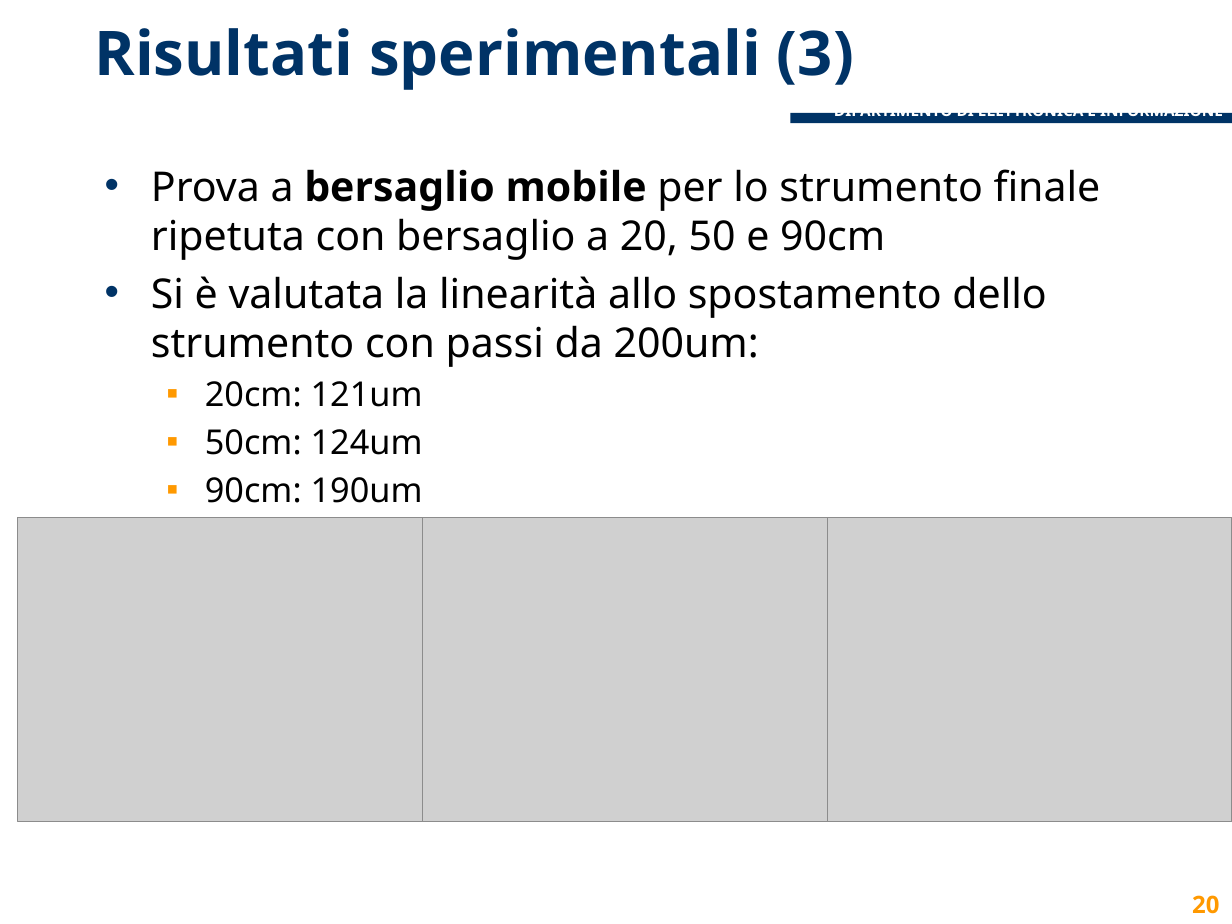
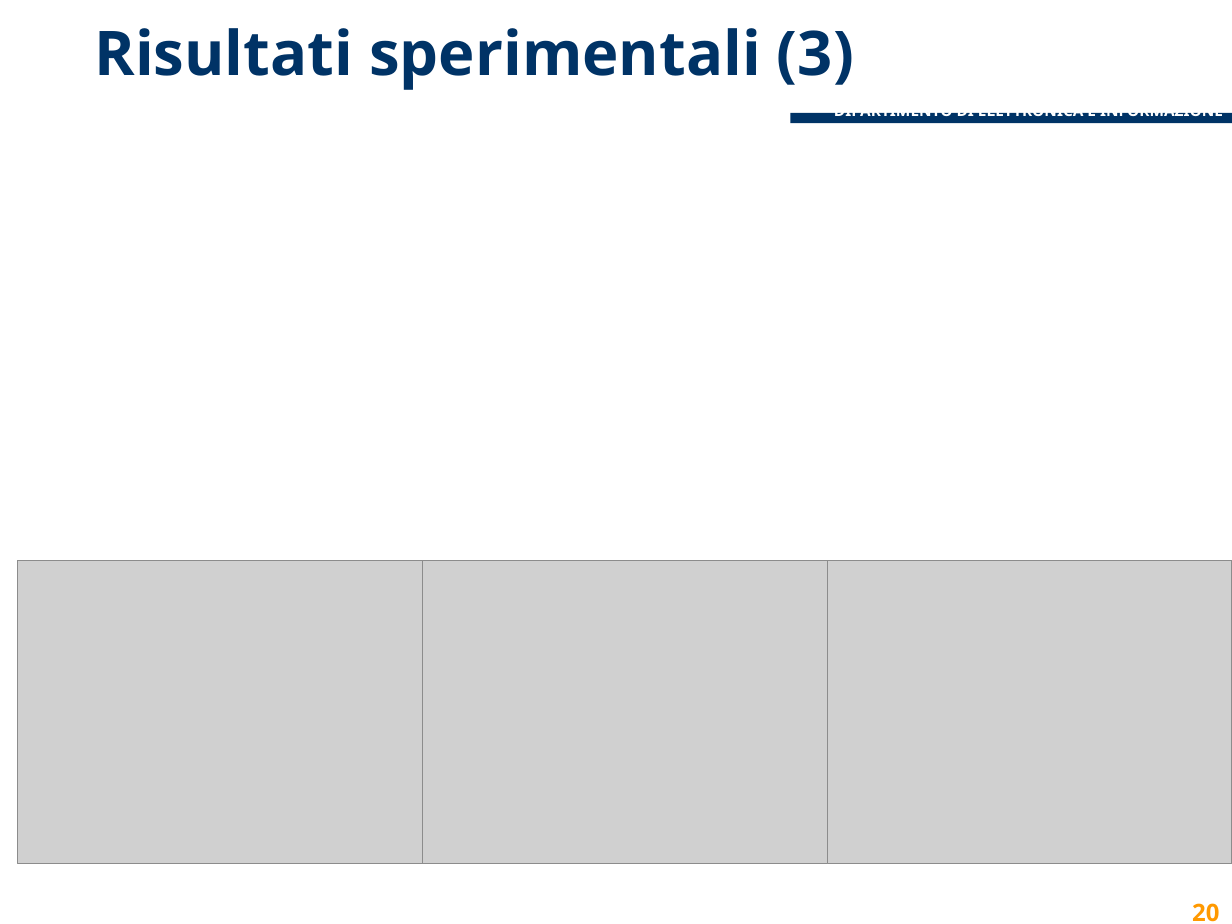
Before and after one commit to lcavagnispolimi/thesis_latex, a slide deck: slide 20 of presentazione_discussione.pptx. Drawn at 1232x924 pixels with LibreOffice and Linux fonts; fonts in the diff are those of the drawing; grey boxes stand for pictures; background and template pictures are left out. Boxes give left, top, right and bottom in pixels: in the first picture for what was removed or moved away, otherwise in the second. Text is boxed around its words. In the diff, an @@ line names an element or a change of style, - is before the commit and + after.

```diff
--- a/presentazione_discussione.pptx
+++ b/presentazione_discussione.pptx
@@ text removed at (151, 169, 1101, 503) @@
-• Prova a bersaglio mobile per lo strumento finale ripetuta con bersaglio a 20, 50 e 90cm
-• Si è valutata la linearità allo spostamento dello strumento con passi da 200um:
-  ▪ 20cm: 121um
-  ▪ 50cm: 124um
-  ▪ 90cm: 190um
@@ 3 pictures: place and size @@
-3 pictures at (17, 517, 1232, 821)
+3 pictures at (17, 561, 1232, 864)
@@ page number: place and size @@
-page number at (1192, 895, 1219, 914)
+page number at (1192, 903, 1219, 922)
```
Also in this commit, not shown: 19 other slides changed.
